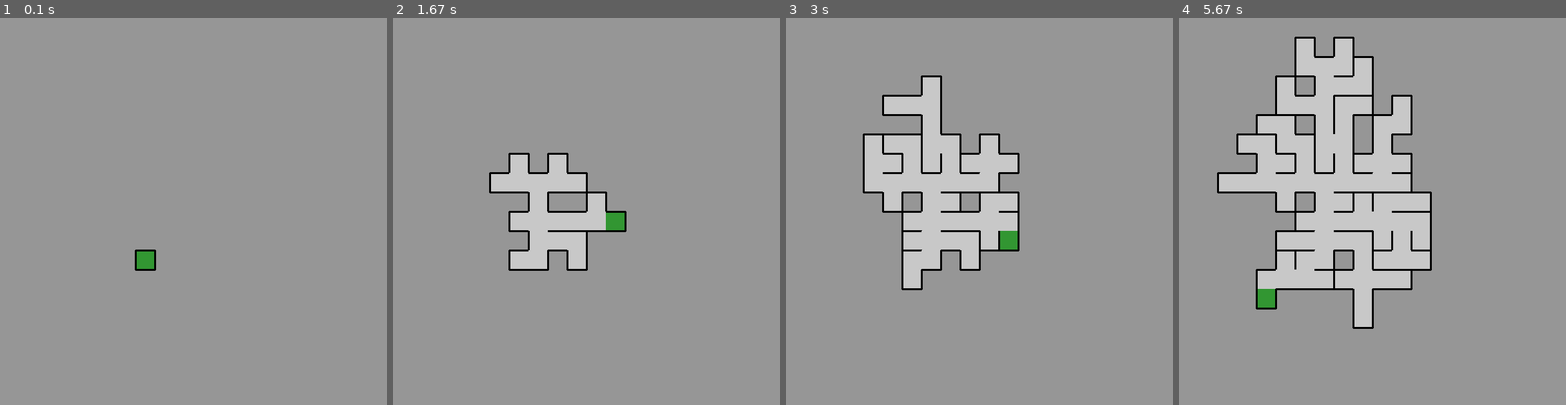
Above: before the commit, frames 1-4 (left to right).
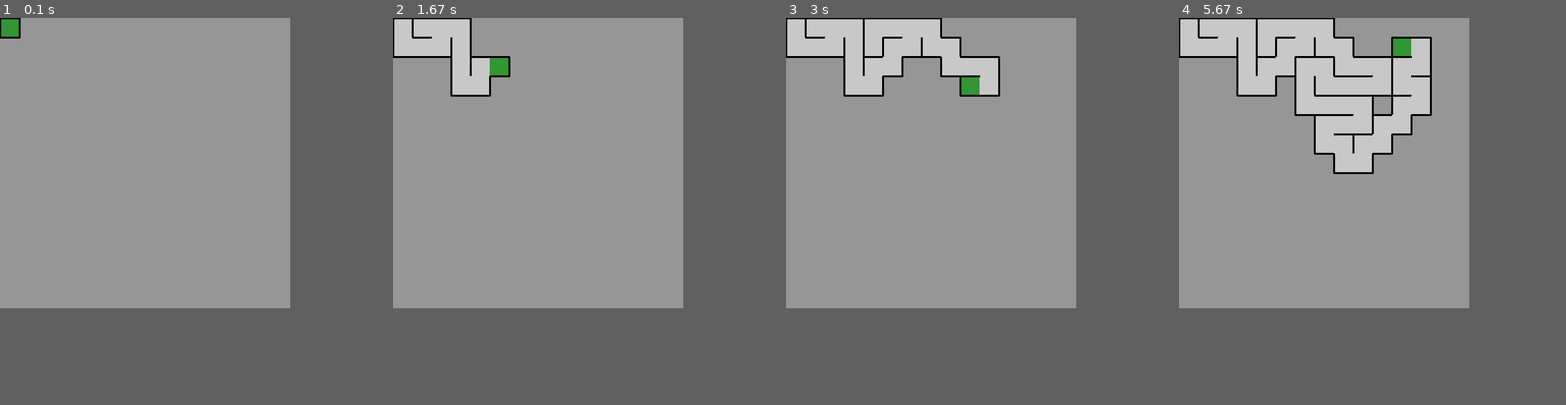
Above: after the commit, the same moments.

Repository: mireal/mazes
Game: pygame game, started from main.py
Two runs of this game, one before a commit and one after it. Both use one fixed random seed, a clock stepped at 60 frames per second and the inputs below.
Inputs:
- Up to frame 1 (0.1 s): no input
- Up to frame 2 (1.67 s): tap Space at 0.33, 0.73, 1.03, 1.23, 1.57 s
- Up to frame 3 (3 s): tap Space at 1.87, 2.07, 2.37, 2.63, 2.97 s
- Up to frame 4 (5.67 s): tap Space at 3.4, 3.8, 4.1, 4.47, 4.87, 5.17, 5.37 s
In our replay, the window is 600x600 before the commit and 450x450 after it. These sizes can differ from the game's own. Grey fills any space a smaller window leaves; there, only what the larger window draws over its background counts as a difference.

The runs differ from the first frame. In frame 1, 0.6% of the frame differs, in the area x 0-41%, y 0-66%; in frame 2, 9.2%; in frame 3, 20%; in frame 4, 25%, in the area x 0-66%, y 0-81%.

Commit message:
improving code structure

Diff:
--- a/drawing_tools.py
+++ b/drawing_tools.py
@@ -4,6 +4,7 @@
 def draw_cell(surface: pygame.Surface, coord: tuple, cell, size: int, color: tuple, border_size: int,
               offsets: tuple = (0, 0),
               border_color: tuple = (0, 0, 0)):
+
     y, x = coord
     y_offset, x_offset = offsets
 
@@ -12,6 +13,7 @@
     rect = pygame.Rect(rect_left, rect_top, size, size)
 
     borders = cell.__dict__
+
     top_left = (rect_left, rect_top)
     top_right = (rect_left + size, rect_top)
     bottom_left = (rect_left, rect_top + size)
--- a/main.py
+++ b/main.py
@@ -6,9 +6,9 @@
 
 pygame.init()
 clock = pygame.time.Clock()
-speed = 30
+speed = 20
 
-cols = rows = 20
+cols = rows = 15
 cell_size = 30
 border_size = cell_size // 10 if cell_size // 10 >= 1 else 1
 
@@ -24,8 +24,8 @@
 
 maze = create_empty_maze(cols, rows)
 
-# generator = RandomizedDFS((cols, rows))
-generator = RandomizedPrim((cols, rows))
+generator = RandomizedDFS((cols, rows))
+# generator = RandomizedPrim((cols, rows))
 solver = None
 
 running = True
@@ -44,6 +44,7 @@
                 running = False
 
     maze_filler(maze, generator, step_by_step=True, paused=paused)
+    # print(generator.curr, generator.prev)
 
     if generator.not_finished == False and solver == None:
         solver = DFS(maze)
--- a/maze_generators.py
+++ b/maze_generators.py
@@ -1,6 +1,5 @@
 from random import choice, randint, shuffle
-
-add_tuple = lambda coord, move: (coord[0] + move[0], coord[1] + move[1])
+from tools import add_tuple, get_direction, reverse_direction, directions, remove_border
 
 
 class RandomizedDFS:
@@ -14,10 +13,10 @@
         self.stack = []
 
     def move(self):
-        available_moves = self.possible_moves()
+        possible_moves = self.possible_moves()
         self.prev = self.curr
-        if available_moves:
-            move = choice(available_moves)
+        if possible_moves:
+            move = choice(possible_moves)
             self.curr = add_tuple(self.curr, move)
             self.visited.add(self.curr)
             self.stack.append(self.curr)
@@ -42,12 +41,15 @@
 
 
 class RandomizedPrim:
-    def __init__(self, grid_size: tuple, start_coord: tuple = (0, 0), start_at_random=True):
+    def __init__(self, grid_size: tuple, start_coord: tuple = (0, 0), start_at_random=False, start_at_center=True):
         self.col_len, self.row_len = grid_size
         self.max_size = self.col_len * self.row_len
         self.curr = self.prev = start_coord
         if start_at_random:
             y, x = randint(0, self.col_len - 1), randint(0, self.row_len - 1)
+            self.curr = (y, x)
+        elif start_at_center:
+            y, x = self.col_len // 2, self.row_len // 2
             self.curr = (y, x)
         self.directions = [(0, 1), (1, 0), (0, -1), (-1, 0)]
         self.not_finished = True
@@ -57,15 +59,15 @@
         self.find_frontiers()
 
     def move(self):
-        self.prev = self.curr
         self.curr = choice(tuple(self.frontiers))
         self.frontiers.remove(self.curr)
         self.find_frontiers()
         self.visited.add(self.curr)
         passage = self.find_passage()
+        self.prev = passage
         if not self.frontiers or len(self.visited) == self.max_size:
             self.not_finished = False
-        return passage
+        return self.curr
 
     def find_frontiers(self):
         for direction in self.directions:
@@ -83,21 +85,9 @@
 
 
 def maze_filler(maze, generator, step_by_step=False, paused=False):
-    from tools import remove_border
-
-    directions = {(0, 1): 'right', (1, 0): 'bottom', (0, -1): 'left', (-1, 0): 'top', (0, 0): None}
-
-    get_direction = lambda coord, prev: (prev[0] - coord[0], prev[1] - coord[1])
-    reverse_direction = lambda coord: (coord[0] * -1, coord[1] * -1)
-
     while generator.not_finished and not paused:
-        if type(generator) == RandomizedDFS:
-            coord = generator.move()
-            prev_coord = generator.prev
-
-        elif type(generator) == RandomizedPrim:
-            prev_coord = generator.move()
-            coord = generator.curr
+        coord = generator.move()
+        prev_coord = generator.prev
 
         y, x = coord
         prev_y, prev_x = prev_coord
@@ -107,6 +97,7 @@
 
         direction = get_direction(coord, prev_coord)
         reversed_direction = reverse_direction(direction)
+
         direction_name = directions[direction]
         reversed_direction_name = directions[reversed_direction]
 
@@ -160,8 +151,8 @@
 
 
     for x in range(100):
-        while prim.not_finished:
-            coord = prim.move()
+        while dfs.not_finished:
+            coord = dfs.move()
             if type(coord) != tuple:
                 print(coord)
 
--- a/maze_solvers.py
+++ b/maze_solvers.py
@@ -1,10 +1,10 @@
-add_tuple = lambda coord, move: (coord[0] + move[0], coord[1] + move[1])
+from tools import add_tuple, directions
 
 
 class DFS:
-    def __init__(self, maze: list[list], start: tuple = (0, 0), end=None):
-        self.direction_names = {(0, 1): 'right', (1, 0): 'bottom', (0, -1): 'left', (-1, 0): 'top'}
-
+    def __init__(self, maze: list[list], start: tuple = (0, 0), end: tuple = None, manhattan_distance=True):
+        self.direction_names = directions
+        self.use_manhattan_distance = manhattan_distance
         self.not_finished = True
         self.maze = maze
         self.cols, self.rows = len(maze), len(maze[0])
@@ -40,7 +40,8 @@
             move = add_tuple(self.curr, direction)
             if move not in self.visited:
                 passages.append(move)
-        passages.sort(key=self.manhattan_distance, reverse=True)
+        if self.use_manhattan_distance:
+            passages.sort(key=self.manhattan_distance, reverse=True)
         return passages
 
     def manhattan_distance(self, pos):
--- a/tools.py
+++ b/tools.py
@@ -6,21 +6,24 @@
         self.right = right
 
 
-def remove_all_borders(cell):
+directions = {(0, 1): 'right', (1, 0): 'bottom', (0, -1): 'left', (-1, 0): 'top', (0, 0): None}
+
+
+def remove_all_borders(cell: Cell):
     cell.top = 0
     cell.bottom = 0
     cell.left = 0
     cell.right = 0
 
 
-def add_all_borders(cell):
+def add_all_borders(cell: Cell):
     cell.top = 1
     cell.bottom = 1
     cell.left = 1
     cell.right = 1
 
 
-def add_border(cell, direction):
+def add_border(cell: Cell, direction: str):
     if direction == 'top':
         cell.top = 1
     if direction == 'bottom':
@@ -31,7 +34,7 @@
         cell.right = 1
 
 
-def remove_border(cell, direction):
+def remove_border(cell: Cell, direction: str):
     if direction == 'top':
         cell.top = 0
     if direction == 'bottom':
@@ -42,7 +45,32 @@
         cell.right = 0
 
 
-def create_empty_maze(cols: int, rows: int):
+def add_tuple(t1: tuple, t2: tuple) -> tuple:
+    y = t1[0] + t2[0]
+    x = t1[1] + t2[1]
+    return y, x
+
+
+def get_direction(pos: tuple, prev_pos: tuple) -> tuple:
+    y = prev_pos[0] - pos[0]
+    x = prev_pos[1] - pos[1]
+    return y, x
+
+
+def reverse_direction(pos: tuple) -> tuple:
+    y = pos[0] * -1
+    x = pos[1] * -1
+    return y, x
+
+
+def manhattan_distance(start: tuple, end: tuple) -> int:
+    y1, x1 = start
+    y2, x2 = end
+    dist = abs(x1 - x2) + abs(y1 - y2)
+    return dist
+
+
+def create_empty_maze(cols: int, rows: int) -> list[list]:
     matrix = []
     for y in range(cols):
         row = []
@@ -53,7 +81,7 @@
     return matrix
 
 
-def deep_copy(matrix: list[list]):
+def deep_copy(matrix: list[list]) -> list[list]:
     new_matrix = []
     cols, rows = len(matrix), len(matrix[0])
     for y in range(cols):
Not shown, changed: .gitignore
